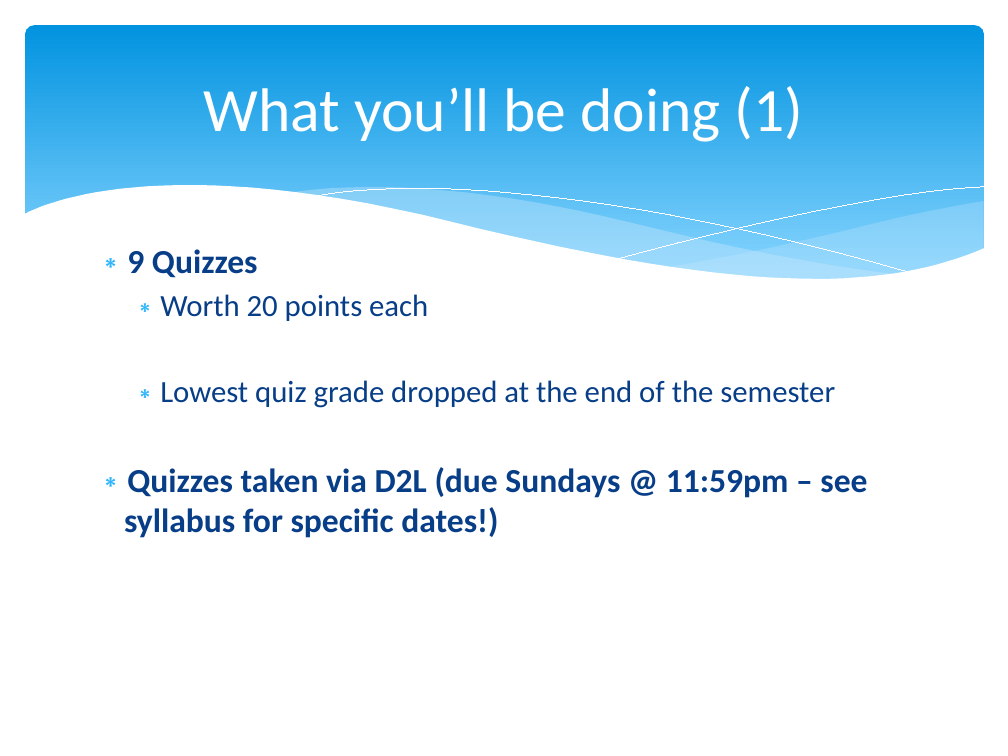
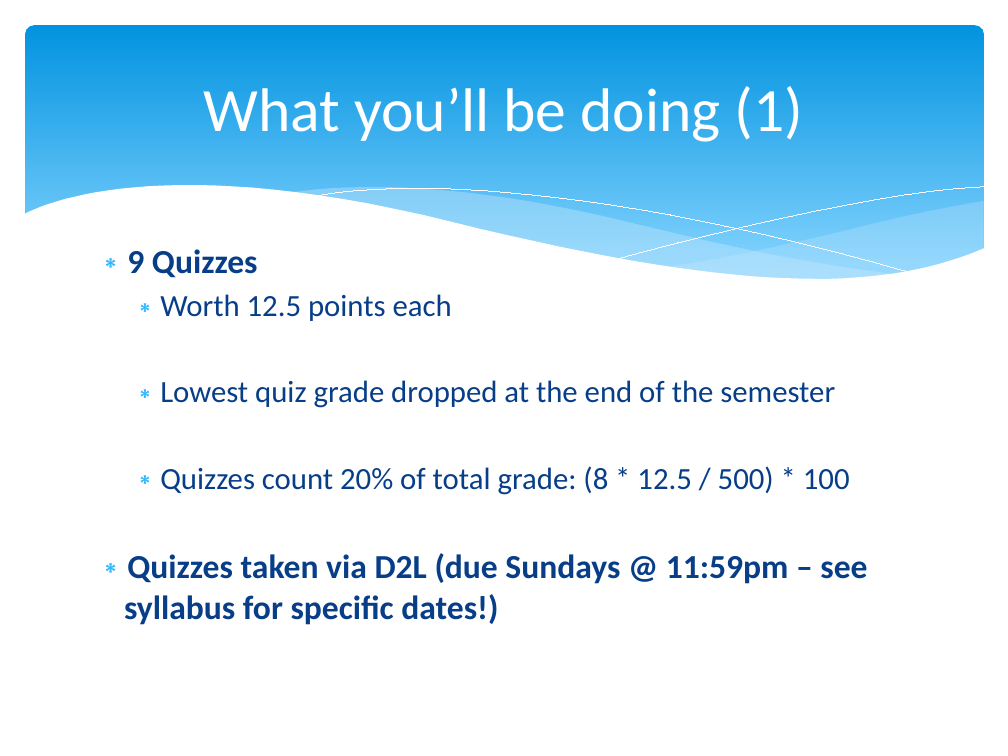
Before and after one commit to npm27/Teaching-Materials, a slide deck: slide 6 of Gen Psych II/Slides/0 Gen Psych II First Day Info.pptx. Drawn at 1008x756 pixels with LibreOffice and Linux fonts; fonts in the diff are those of the drawing. Boxes give left, top, right and bottom in pixels: in the first picture for what was removed or moved away, otherwise in the second. Text is boxed around its words. In the diff, an @@ line names an element or a change of style, - is before the commit and + after.

```diff
--- a/Gen Psych II/Slides/0 Gen Psych II First Day Info.pptx
+++ b/Gen Psych II/Slides/0 Gen Psych II First Day Info.pptx
@@ text at (160, 294, 452, 321): text changed @@
-    ∗ Worth 20 points each
+    ∗ Worth 12.5 points each
@@ text at (160, 466, 850, 495): paragraph added @@
+    ∗ Quizzes count 20% of total grade: (8 * 12.5 / 500) * 100
```
Also in this commit, not shown: 4 other slides changed, 8 other files.
